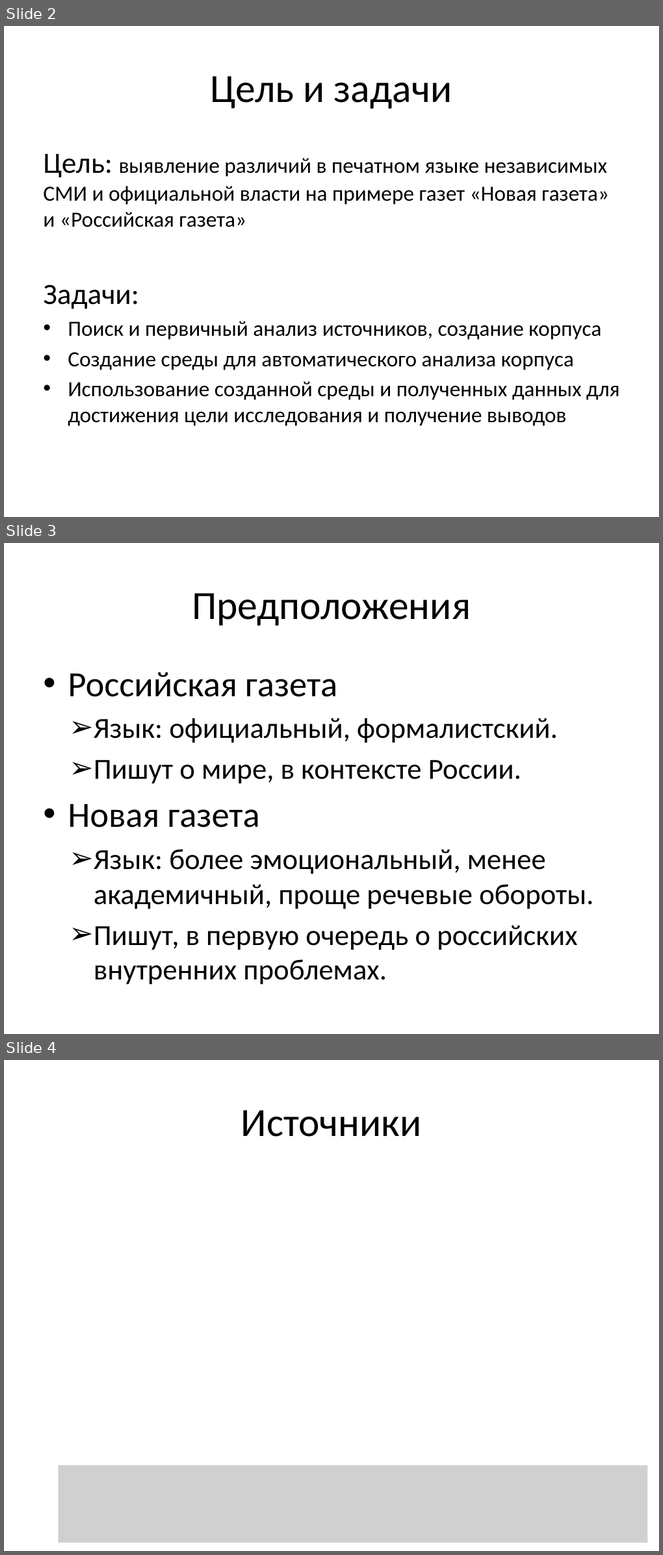
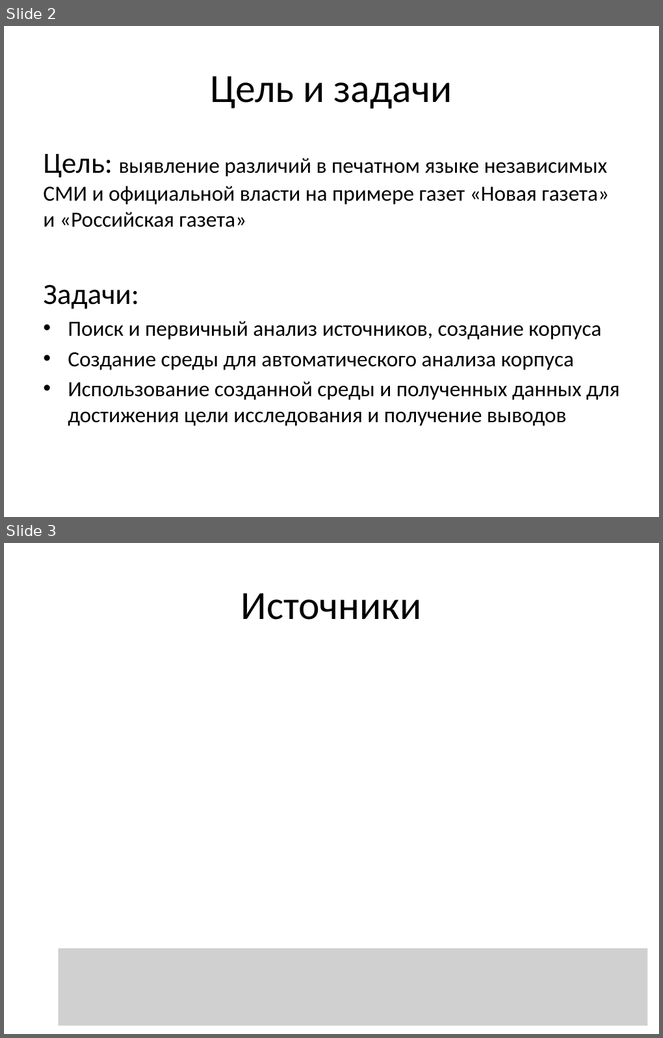
Before and after one commit to arassadin/hse_ling, a slide deck: ng_rg_presentation.pptx. Shown one above the other, each under a label of ours: slides 2, 3 and 4 before the commit, slides 2 and 3 after it. The pictures are 663x1555 and 663x1038 pixels, drawn with LibreOffice and Linux fonts; fonts in the diff are those of the drawing; grey boxes stand for pictures. Boxes give left, top, right and bottom in pixels: in the first picture for what was removed or moved away, otherwise in the second. Text is boxed around its words. In the diff, an @@ line names an element or a change of style, - is before the commit and + after.

```diff
--- a/ng_rg_presentation.pptx
+++ b/ng_rg_presentation.pptx
@@ slide 3 removed at (4, 543, 659, 1034), background #FFFFFF @@
@@ title removed at (192, 593, 471, 626) @@
-Предположения
@@ text removed at (68, 672, 594, 985) @@
-• Российская газета
-➢ Язык: официальный, формалистский.
-➢ Пишут о мире, в контексте России.
-• Новая газета
-➢ Язык: более эмоциональный, менее академичный, проще речевые обороты.
-➢ Пишут, в первую очередь о российских внутренних проблемах.
@@ what was slide 4 is now slide 3 @@
```
Also in this commit, not shown: 7 slides changed.
